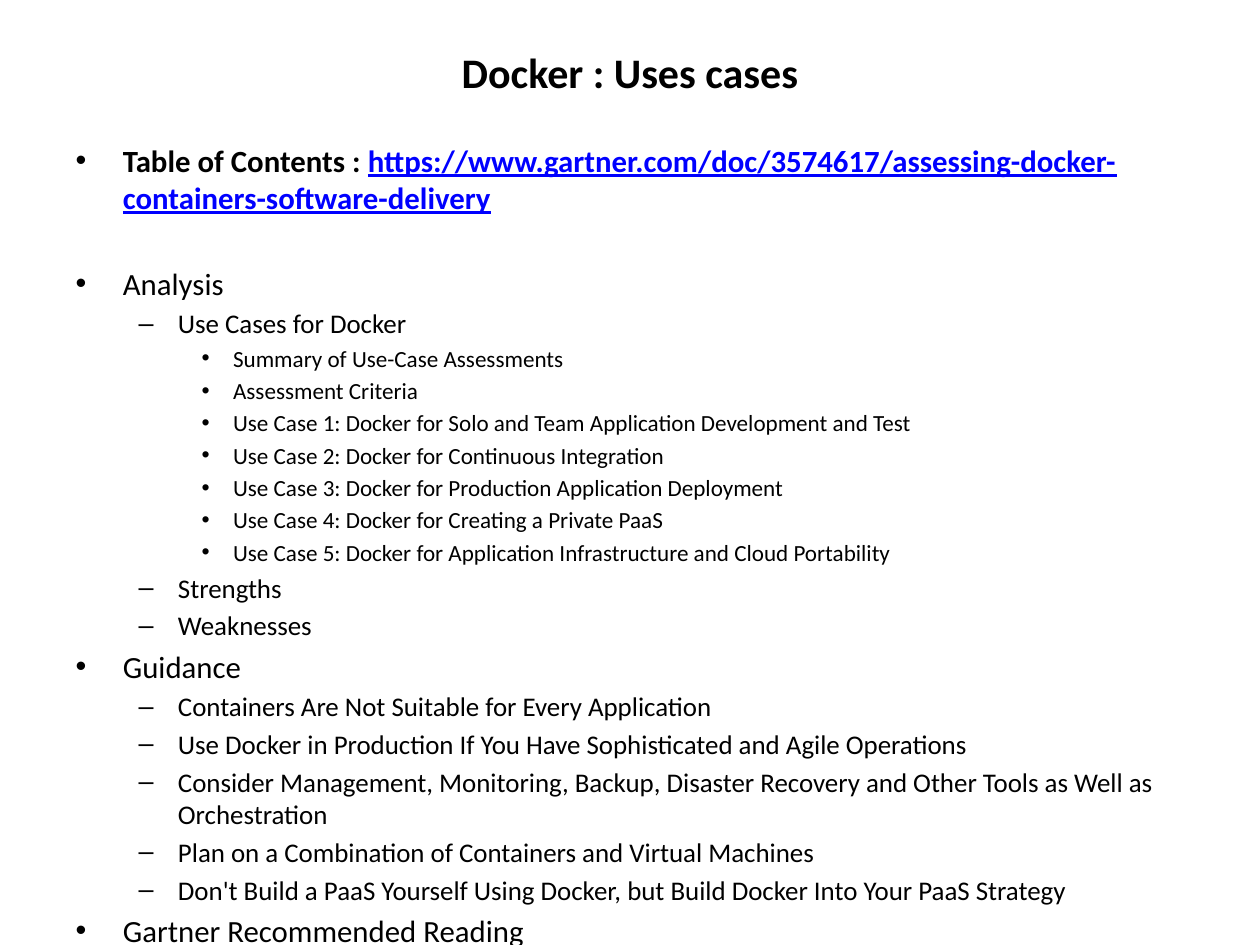
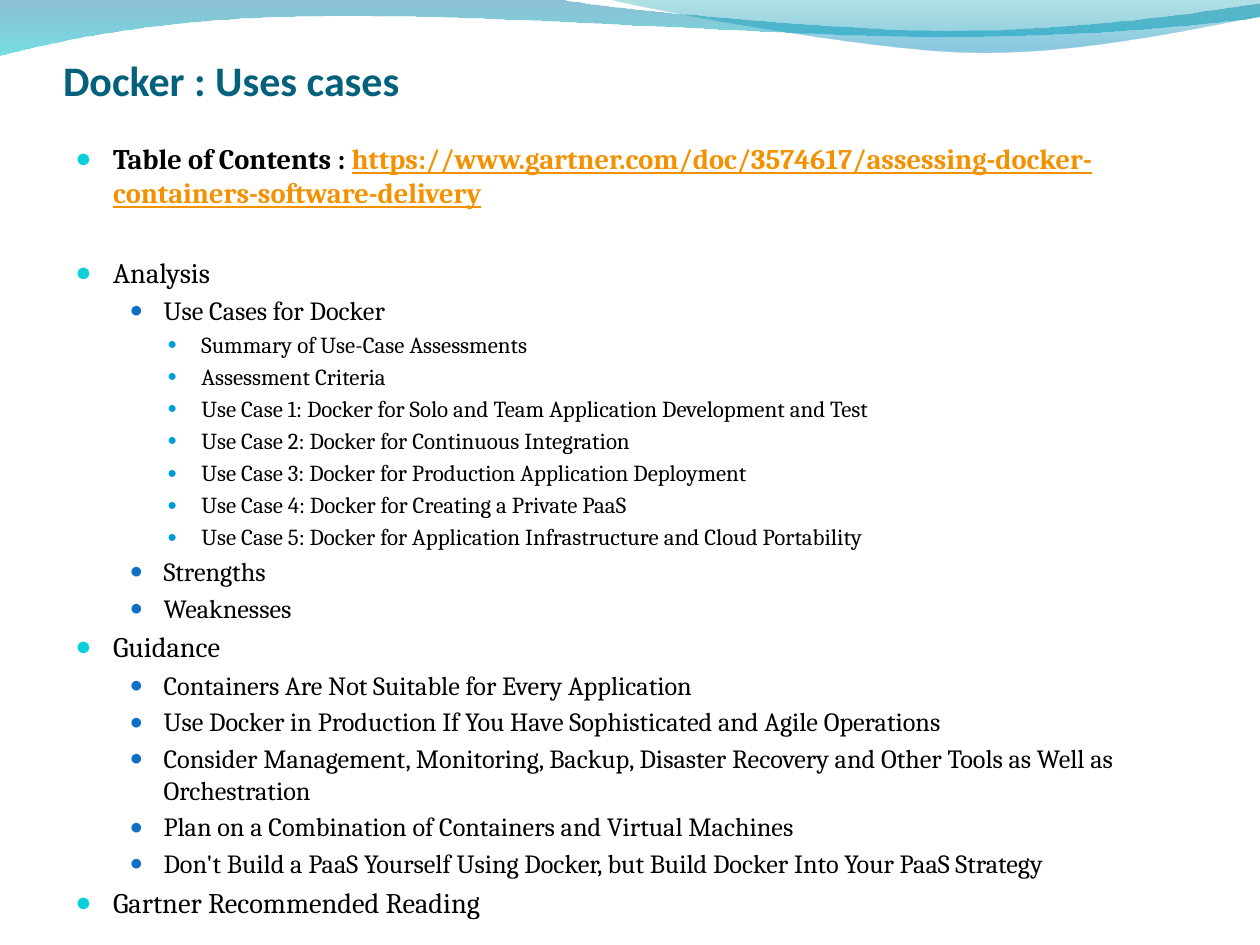
Before and after one commit to ygo74/microsvc, a slide deck: slide 12 of Documentation/Container Architecture.pptx (slide 6 before the commit). Drawn at 1260x945 pixels with LibreOffice and Linux fonts; fonts in the diff are those of the drawing; background and template pictures are left out. Boxes give left, top, right and bottom in pixels: in the first picture for what was removed or moved away, otherwise in the second. Text is boxed around its words. In the diff, an @@ line names an element or a change of style, - is before the commit and + after.

```diff
--- a/Documentation/Container Architecture.pptx
+++ b/Documentation/Container Architecture.pptx
@@ freeform shape added at [0, 0, 1260, 55], fill gradient #0074A1 to #00C6CF @@
@@ freeform shape added at [604, 0, 1260, 55], fill gradient #00A1A9 to #008BBF @@
@@ title "Docker : Uses cases" at [63, 66, 400, 97]: text colour #000000 to #04617B; alignment centre to left; vertical alignment middle to bottom @@
@@ text "Table of Contents : https://www.gartner.com/doc/3574617/asse ..." at [113, 149, 1113, 919]: size 17.6 to 16.2 pt in "Table of Contents : https://www.gartner.com/doc/3574617/asse ...", "Analysis", "Guidance", "Gartner Recommended Reading"; font Calibri to Cambria; text colour #0000FF to #F49100 in "https://www.gartner.com/doc/3574617/assessing-docker-contain ..."; size 15.4 to 15 pt in "Use Cases for Docker", "Strengths", "Weaknesses", "Containers Are Not Suitable for Every Application" and 4 more places; size 13.2 to 13.1 pt in "Summary of Use-Case Assessments", "Assessment Criteria", "Use Case 1: Docker for Solo and ...", "Use Case 2: Docker for Continuous Integration" and 3 more places; bullet • to ●; bullet – to ● @@
```
Also in this commit, not shown: 9 other slides changed, 7 slides added, 1 slide removed.
